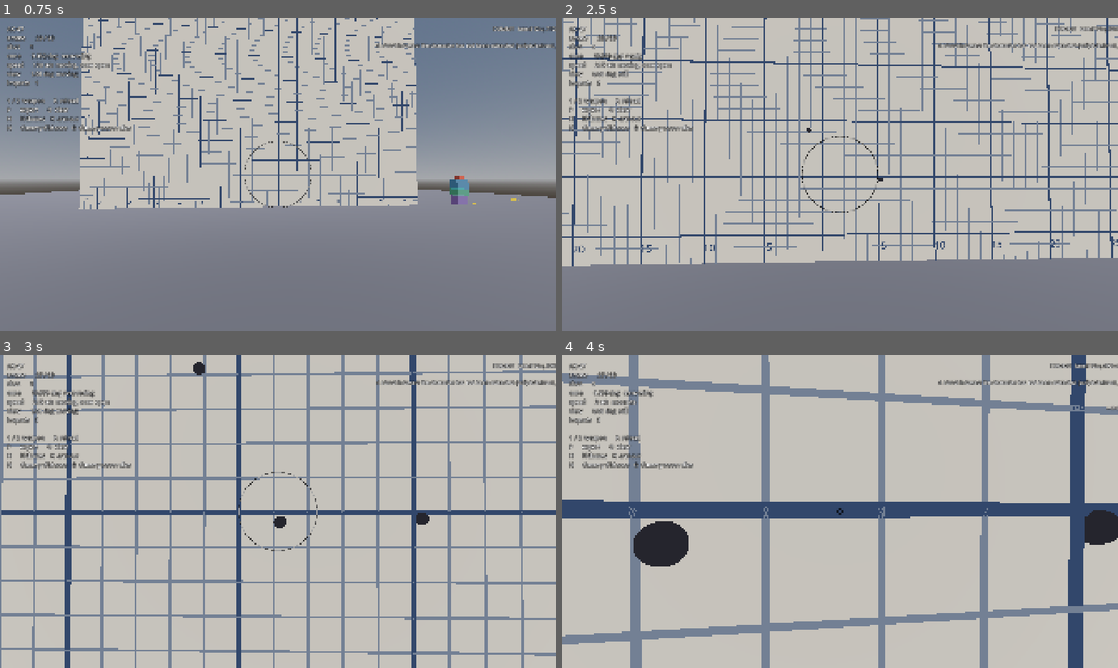
Above: before the commit, frames 1-4 (two rows, left to right).
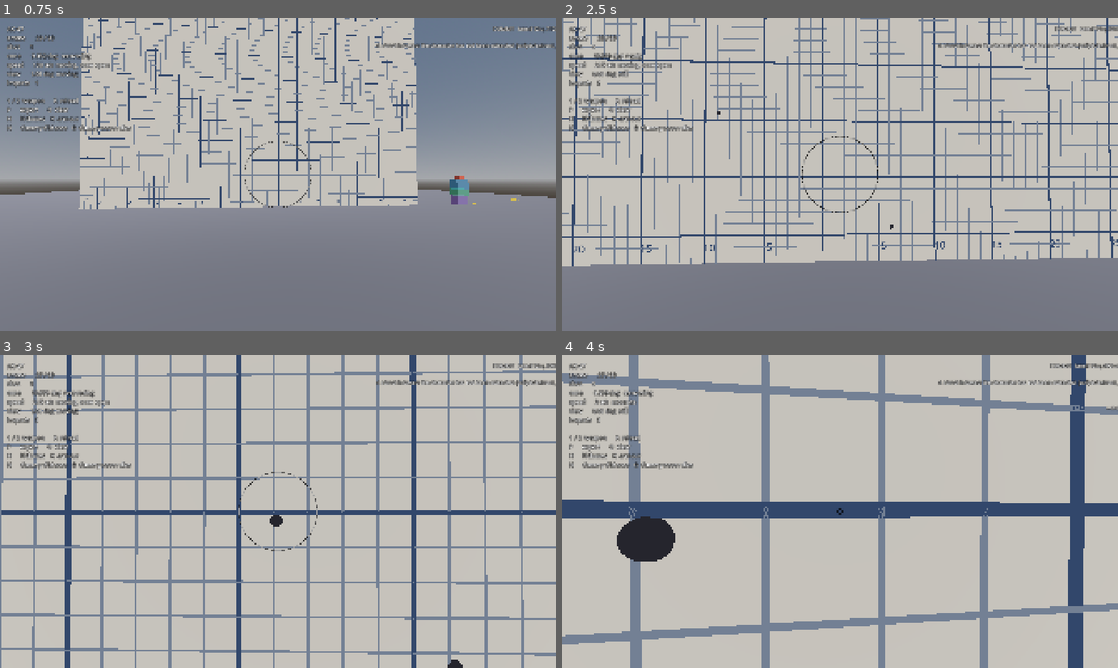
Above: after the commit, the same moments.

Repository: sidcarrollworks/CSGODOT
Game: Godot game, scene res://maps/test_range/test_range.tscn
Two runs of this game, one before a commit and one after it. Both use one fixed random seed, a clock stepped at 60 frames per second and the inputs below. This scene is started directly instead of the project's main scene.
Inputs (mouse positions are in pixels of both pictures, inside the frame that each line leads up to):
- Up to frame 1 (0.75 s): move the mouse to (305, 174) at 0.52 s; hold W (move_forward) from 0.53 s (still down); tap Ctrl (duck) at 0.6 s; click (305, 174) at 0.67 s
- Up to frame 2 (2.5 s): keep holding W (move_forward); tap Space (jump) at 0.77, 1.52 s; move the mouse to (812, 174) at 1.27 s; click (812, 174) at 1.35 s; tap Ctrl (duck) at 1.55, 2.3 s; move the mouse to (851, 168) at 2.02 s; right-click (851, 168) at 2.1 s
- Up to frame 3 (3 s): keep holding W (move_forward); move the mouse to (272, 517) at 2.77 s; tap Ctrl (duck) at 2.85 s; click (272, 517) at 2.92 s
- Up to frame 4 (4 s): keep holding W (move_forward); tap Space (jump) at 3.02, 3.77 s; move the mouse to (878, 514) at 3.52 s; hold K (dummy_armour) from 3.53 s (still down); tap Ctrl (duck) at 3.8 s

Frame 1 is identical in both runs. In frame 2, less than 0.1% of the frame differs, in the area x 27-60%, y 29-68%; in frame 3, 0.3%; in frame 4, 1.5%, in the area x 9-100%, y 49-68%.

Commit message:
Seed spread per round, so a first shot at a run lands anywhere in the cone
Spread was seeded by the round's place in the pattern, so every first round
drew the same point in the cone: 9% of the way out, 0.9 degrees off the aim
in the AK's 10.3-degree running cone. Running first shots looked perfectly
accurate. Each round is now seeded by the simulation time it was fired,
which the server and a client agree on, the way CS2 seeds it from the
command that fired it.

Adds a weapon check (first rounds at a run land from the cone's middle to
its edge, half way out on average) and a simulation check (twelve taps at a
run through the real body land all over the running cone); both fail on the
old seeding. Notes the requirement for every gun in the weapons todo list.

Co-Authored-By: Claude Opus 5.5 (1M context) <noreply@anthropic.com>
Claude-Session: https://claude.ai/code/session_01UXJaMBKmu377kjggBnRGb5

Diff:
--- a/src/weapons/weapon.gd
+++ b/src/weapons/weapon.gd
@@ -17,10 +17,14 @@
 ## gives a view that snaps to each bullet and sags between them, which is
 ## neither what CS looks like nor how it plays.
 ##
-## Spread is deterministic, seeded per shot. Same shot index, same offset,
-## every time. That is what makes the first bullet reliable and the pattern
-## worth learning, and it is also what lets a server and a client agree on
-## where a bullet went without sending the bullet.
+## Spread is deterministic, seeded per round from the instant it was fired
+## (simulation time, which the server and a client agree on), the way CS2
+## seeds it from the command that fired it. That lets a server and a client
+## agree on where a bullet went without sending the bullet. It is NOT seeded
+## by the round's place in the pattern: every first round would then land on
+## the same spot in the cone, a tenth of the way out, and a running first
+## shot would never miss. The first round is reliable because the standing
+## cone is small, not because it always goes to the same place.
 
 ## The state of whoever is firing, which decides inaccuracy.
 class ShooterState:
@@ -81,7 +85,7 @@
 var ammo: int = 0
 var reserve: int = 0
 
-## Seeds the per-shot spread. Same seed and shot index give the same offset.
+## Seeds the per-round spread. Same seed and firing time give the same offset.
 var spray_seed: int = 1
 
 var _snap := WeaponData.Punch.new()
@@ -410,7 +414,7 @@
 		yaw_degrees - current.x,
 		pitch_degrees + current.y,
 		spread,
-		round_index
+		now_usec
 	)
 
 	# The view gets kicked by this shot's own recoil, scaled down, and as a
@@ -470,14 +474,14 @@
 ## centre: half of them land within half the cone, where spreading them evenly
 ## over the disc would put only a quarter there.
 func _spread_direction(
-	yaw_degrees: float, pitch_degrees: float, spread_degrees: float, shot: int
+	yaw_degrees: float, pitch_degrees: float, spread_degrees: float, fired_usec: int
 ) -> Vector3:
 	var direction := PlayerInput.aim_direction(yaw_degrees, pitch_degrees)
 	if spread_degrees <= 0.0:
 		return direction
 
 	var rng := RandomNumberGenerator.new()
-	rng.seed = _shot_seed(shot)
+	rng.seed = _shot_seed(fired_usec)
 
 	var angle := rng.randf() * TAU
 	var radius := rng.randf() * spread_degrees
@@ -493,7 +497,9 @@
 	return (direction + offset).normalized()
 
 
-func _shot_seed(shot: int) -> int:
-	# Mixed rather than concatenated so nearby shot indices do not produce
-	# visibly related offsets.
-	return hash(Vector2i(spray_seed, shot))
+## A weapon never fires twice in the same microsecond, so no two of its
+## rounds share a seed.
+func _shot_seed(fired_usec: int) -> int:
+	# Hashed rather than used as is so rounds fired close together do not
+	# produce visibly related offsets.
+	return hash([spray_seed, fired_usec])
--- a/tests/run_sim_checks.gd
+++ b/tests/run_sim_checks.gd
@@ -51,6 +51,7 @@
 	await _test_the_same_commands_give_the_same_game()
 	await _test_a_held_trigger_fires_on_simulation_time()
 	await _test_a_press_fires_from_where_the_player_was()
+	await _test_a_running_tap_misses()
 	await _test_a_bot_plays_through_commands()
 	_report()
 
@@ -247,6 +248,43 @@
 	await physics_frame
 
 
+## Taps at a run, through the real body: every one is fired into the
+## running cone, and they land all over it rather than on one spot. Sid,
+## 2026-09-22: the first shot while running was still perfectly accurate.
+func _test_a_running_tap_misses() -> void:
+	var player := _new_player(Vector3(512.0, 0.0, 0.0), "T")
+	player.equip(WeaponLibrary.ak47())
+	await physics_frame
+	var shots: Array[Weapon.Shot] = []
+	player.shot_traced.connect(func(shot: Weapon.Shot, _result: Hitscan.Result) -> void:
+		shots.append(shot))
+	# Run flat out, then tap once every 1.5 s at a different point of the
+	# tick, still running, so each round is the first of its own spray.
+	for i in 128 + 12 * 192:
+		var cmd := UserCmd.new()
+		cmd.tick = 70_000 + i
+		cmd.move = Vector2(0.0, 1.0)
+		if i >= 128 and (i - 128) % 192 == 0:
+			cmd.steps.append(UserCmd.SubtickStep.new(UserCmd.ATTACK, true, fmod(0.13 * i, 1.0), 0.0, 0.0))
+		player.run_command(cmd, DT)
+
+	var running_cone := WeaponLibrary.ak47().inaccuracy_moving
+	var offsets: Array[float] = []
+	var at_a_run := shots.size() == 12
+	for shot in shots:
+		at_a_run = at_a_run and shot.shot_index == 0 and shot.inaccuracy >= running_cone - 0.01
+		offsets.append(rad_to_deg(PlayerInput.aim_direction(shot.base_yaw, shot.base_pitch).angle_to(shot.direction)))
+	offsets.sort()
+	_check(at_a_run, "twelve taps at a run are each a first round, fired into the %.1f degree running cone" % running_cone)
+	_check(
+		not offsets.is_empty() and offsets[-1] > running_cone * 0.5 and offsets[-1] - offsets[0] > running_cone * 0.3,
+		"and they land all over it, not on one spot (%.2f to %.2f degrees off the aim)"
+			% [offsets[0] if not offsets.is_empty() else 0.0, offsets[-1] if not offsets.is_empty() else 0.0]
+	)
+	player.queue_free()
+	await physics_frame
+
+
 # --- Bots -------------------------------------------------------------------
 
 ## A bot turns on a player of the other side and fires, through commands and
--- a/tests/run_weapon_tests.gd
+++ b/tests/run_weapon_tests.gd
@@ -25,6 +25,7 @@
 		_test_fire_rate()
 		_test_ammo_and_reload()
 		_test_deterministic_spread()
+		_test_first_rounds_go_anywhere_in_the_cone()
 		_test_recoil_follows_the_pattern()
 		_test_recoil_recovers()
 		_test_held_trigger_walks_the_whole_pattern()
@@ -129,9 +130,8 @@
 	)
 
 
-## Same seed, same shot, same bullet. This is what makes the first shot
-## trustworthy and the pattern worth learning, and later it is what lets a
-## server and a client agree on where a bullet went without sending it.
+## Same seed, same instant, same bullet. That is what lets a server and a
+## client agree on where a bullet went without sending it.
 func _test_deterministic_spread() -> void:
 	var moving := Weapon.ShooterState.new(200.0, true, false)
 
@@ -147,7 +147,7 @@
 		return
 	_check(
 		a.direction.distance_to(b.direction) < 0.000001,
-		"the same seed and shot index give the same direction"
+		"the same seed and firing time give the same direction"
 	)
 	_check(
 		a.inaccuracy > 0.5,
@@ -160,6 +160,38 @@
 	_check(
 		a.direction.distance_to(c.direction) > 0.000001,
 		"a different seed gives a different direction"
+	)
+
+
+## A first round goes anywhere in the cone, not to one place in it. Seeded by
+## its place in the pattern, every first round landed on the same spot a
+## tenth of the way out, so a round fired at a run hit what it was aimed at
+## every time. Sid, 2026-09-22: "It still is perfection acurate for the first
+## shot while running."
+func _test_first_rounds_go_anywhere_in_the_cone() -> void:
+	var running := Weapon.ShooterState.new(215.0, true, false)
+	var shares: Array[float] = []
+	var total := 0.0
+	var outside := 0
+	for i in 64:
+		var weapon := Weapon.new(WeaponLibrary.ak47())
+		# Taps on different ticks, at different points in them.
+		var shot := weapon.fire(i * 2 * SECOND + (i * 1777) % 7812, 0.0, Vector3.ZERO, 0.0, 0.0, running)
+		var off := rad_to_deg(PlayerInput.aim_direction(0.0, 0.0).angle_to(shot.direction))
+		if off > shot.inaccuracy + 0.0001:
+			outside += 1
+		shares.append(off / shot.inaccuracy)
+		total += off / shot.inaccuracy
+	shares.sort()
+	_check_equal(outside, 0, "no first round lands outside the running cone")
+	_check(
+		shares[0] < 0.1 and shares[-1] > 0.9,
+		"first rounds at a run land from the middle of the cone to its edge (%.2f to %.2f of the way out)"
+			% [shares[0], shares[-1]]
+	)
+	_check(
+		absf(total / 64.0 - 0.5) < 0.1,
+		"half way out on average, as a uniform share of the cone puts them (%.2f)" % (total / 64.0)
 	)
 
 
Not shown, changed: README.md
Not shown, changed: reference/weapons/TODO.md
